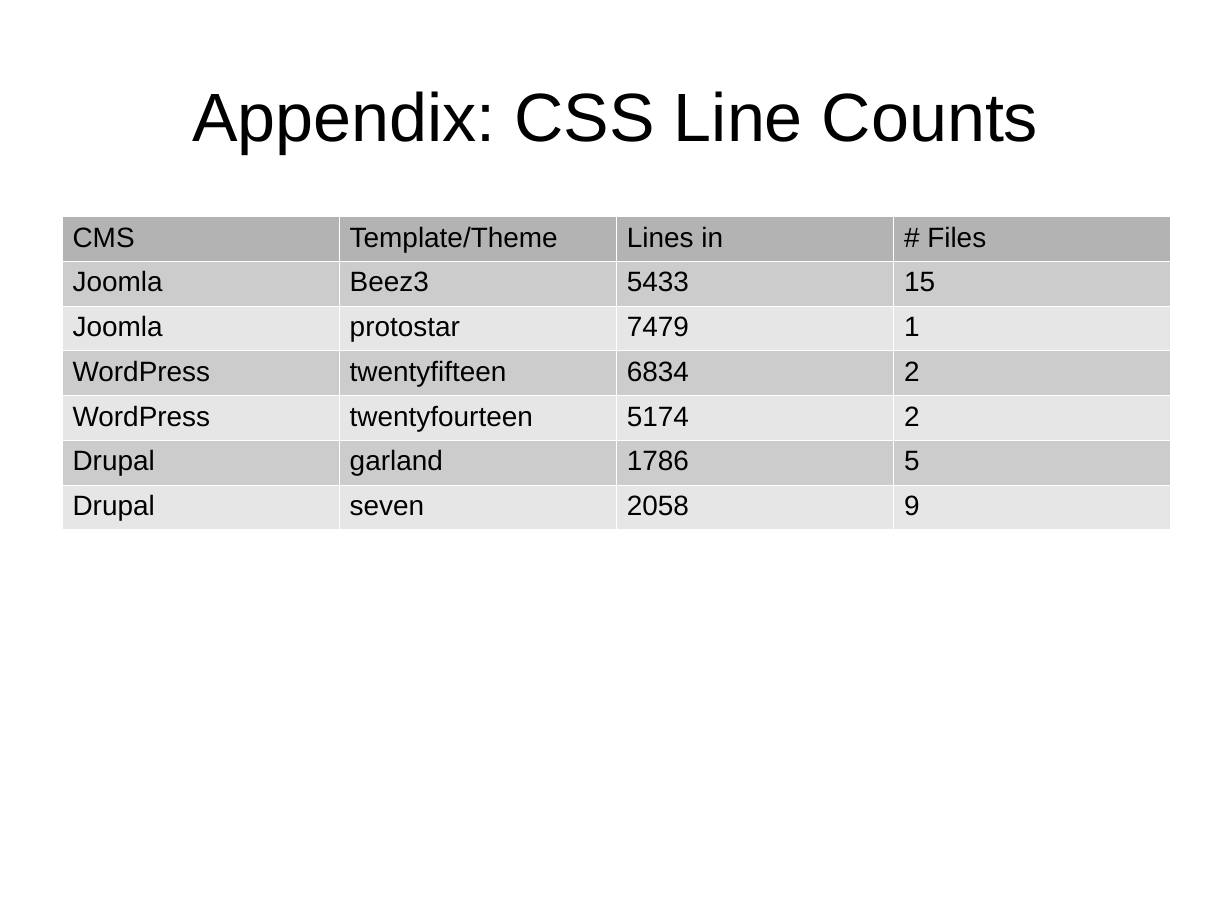
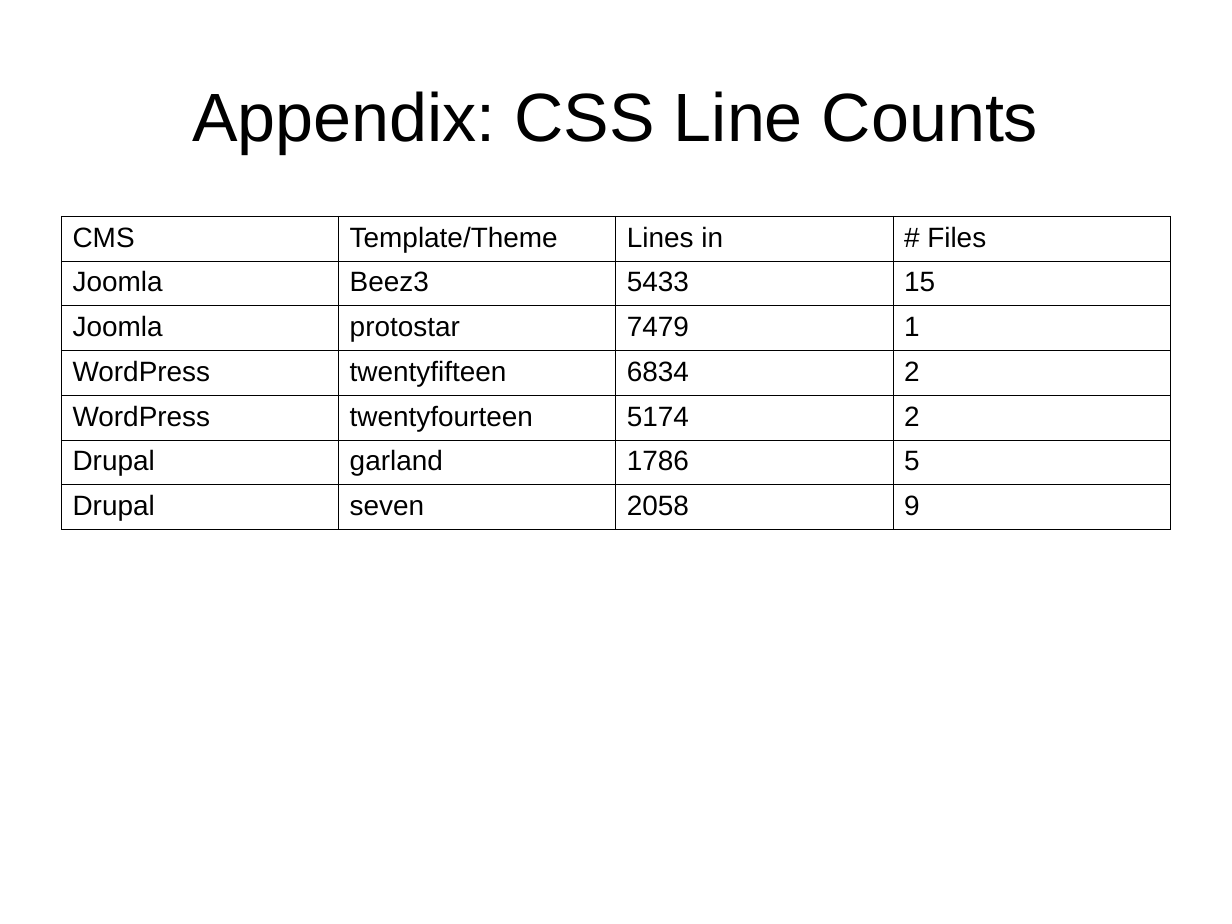
Before and after one commit to tomwhartung/jmws_accoutrements, a slide deck: slide 39 of presentations/2015_09-Joomla/Device_Detection-In_Protostar_and_Beez3.odp. Drawn at 1232x924 pixels with LibreOffice and Linux fonts; fonts in the diff are those of the drawing. Boxes give left, top, right and bottom in pixels: in the first picture for what was removed or moved away, otherwise in the second. Text is boxed around its words. In the diff, an @@ line names an element or a change of style, - is before the commit and + after.

```diff
--- a/presentations/2015_09-Joomla/Device_Detection-In_Protostar_and_Beez3.odp
+++ b/presentations/2015_09-Joomla/Device_Detection-In_Protostar_and_Beez3.odp
@@ table at <box>61,216,1171,524</box> @@
@@ fill #B3B3B3 to none in row 1 @@
@@ fill #CCCCCC to none in 12 cells @@
@@ fill #E6E6E6 to none in 12 cells @@
@@ borders changed @@
```
Also in this commit, not shown: 1 other slide changed, 2 slides added, 2 slides removed, 1 other file.
